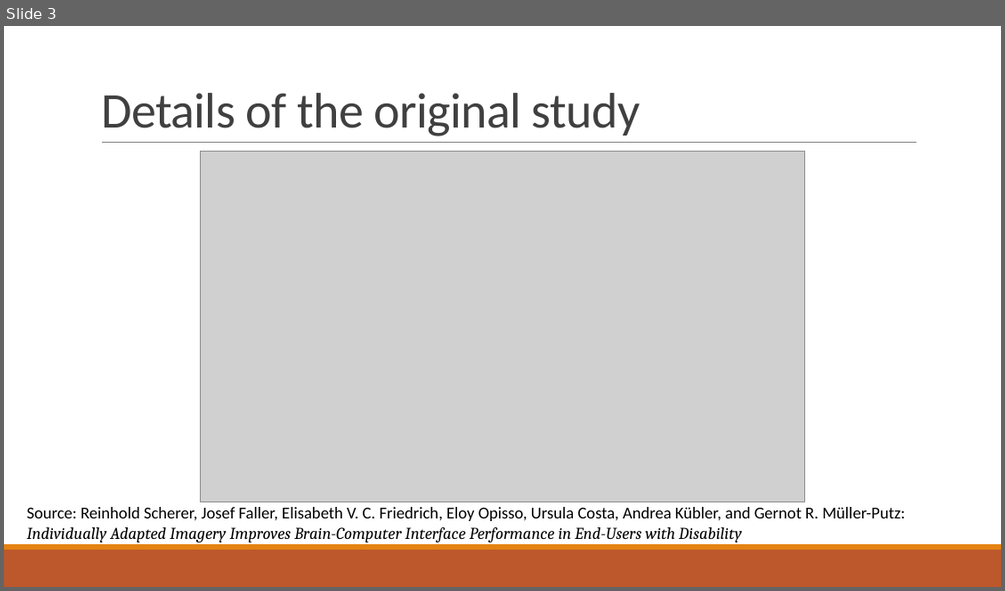
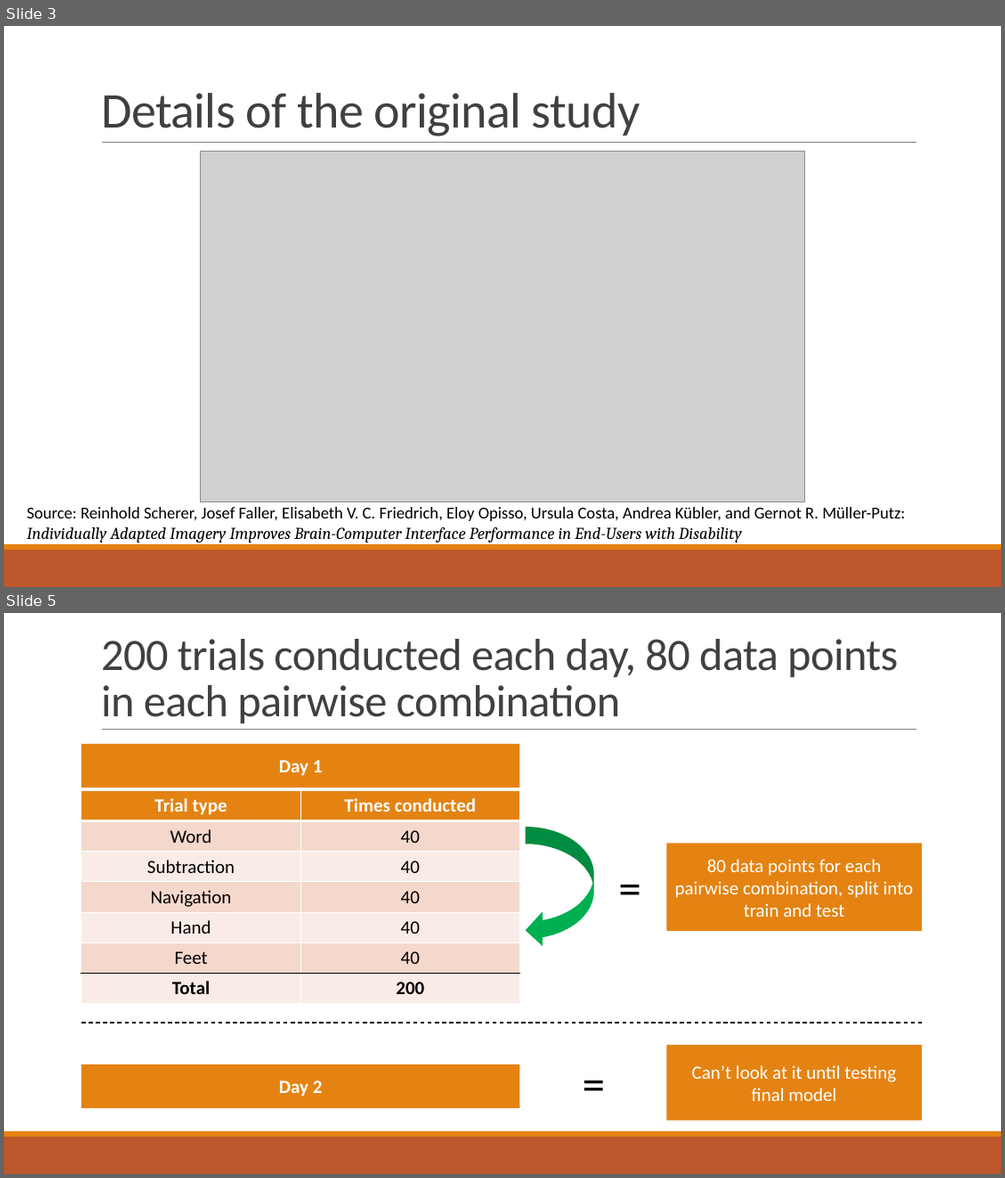
Before and after one commit to brentgaisford/BCI_for_stroke_and_paralysis_patients_classifying_eeg_signals, a slide deck: Using Neural Networks to Decode Brainwaves - Technical.pptx. Shown one above the other, each under a label of ours: slide 3 before the commit, slides 3 and 5 after it; the slides between them are not shown. The pictures are 1005x591 and 1005x1178 pixels, drawn with LibreOffice and Linux fonts; fonts in the diff are those of the drawing; grey boxes stand for pictures. Boxes give left, top, right and bottom in pixels: in the first picture for what was removed or moved away, otherwise in the second. Text is boxed around its words. In the diff, an @@ line names an element or a change of style, - is before the commit and + after.

```diff
--- a/Using Neural Networks to Decode Brainwaves - Technical.pptx
+++ b/Using Neural Networks to Decode Brainwaves - Technical.pptx
@@ slide 5 added at [4,613,1001,1174], background #FFFFFF; not listed: 3 template elements that a slide beside it also shows @@
@@ title added at [101,639,898,723], 43.2 pt, text #404040 @@
+200 trials conducted each day, 80 data points in each pairwise combination
@@ rectangle added at [81,744,519,788], fill #E48312, 18 pt, text #FFFFFF, bold @@
+Day 1
@@ table added at [81,791,519,1004], 7 rows, 2 columns @@
+Trial type | Times conducted
+Word | 40
+Subtraction | 40
+Navigation | 40
+Hand | 40
+Feet | 40
+Total | 200
@@ curved left arrow added at [526,827,594,948], fill #00B050 @@
@@ rectangle added at [666,844,922,931], fill #E48312, 18 pt, text #FFFFFF @@
+80 data points for each pairwise combination, split into train and test
@@ text added at [611,855,649,918], 44 pt, text #000000 @@
+=
@@ line added from (81, 1022) to (922, 1022), #000000 1 pt dashed @@
@@ rectangle added at [81,1064,519,1109], fill #E48312, 18 pt, text #FFFFFF, bold @@
+Day 2
@@ text added at [575,1051,614,1114], 44 pt, text #000000 @@
+=
@@ rectangle added at [666,1045,922,1120], fill #E48312, 18 pt, text #FFFFFF @@
+Can’t look at it until testing final model
```
Also in this commit, not shown: 4 slides changed, 1 other slide added, 1 other file.
